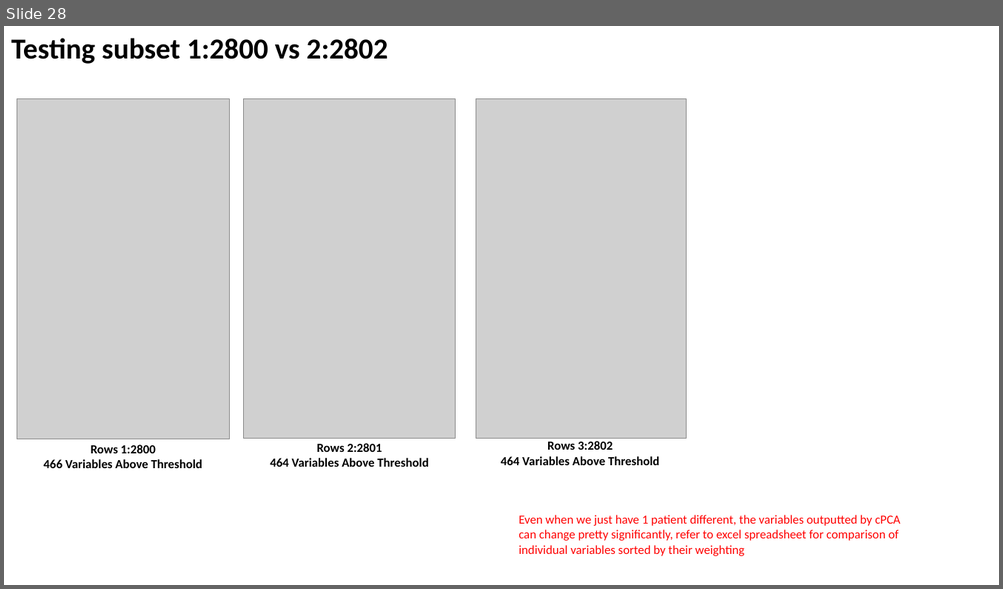
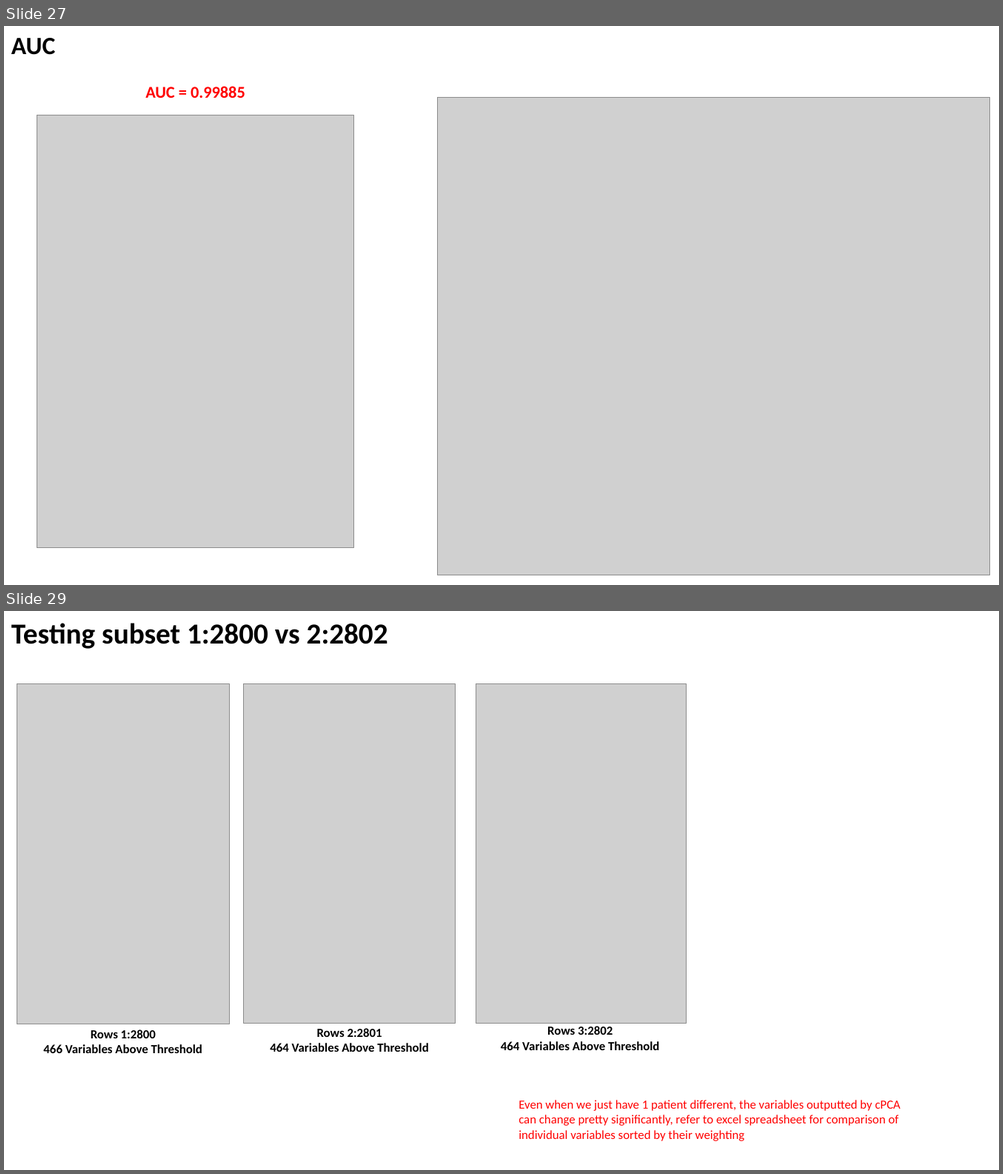
Before and after one commit to zhaohanxiong/OxfordCVM, a slide deck: job_results.pptx. Shown one above the other, each under a label of ours: slide 28 before the commit, slides 27 and 29 after it; the slides between them are not shown. The pictures are 1003x589 and 1003x1174 pixels, drawn with LibreOffice and Linux fonts; fonts in the diff are those of the drawing; grey boxes stand for pictures. Boxes give left, top, right and bottom in pixels: in the first picture for what was removed or moved away, otherwise in the second. Text is boxed around its words. In the diff, an @@ line names an element or a change of style, - is before the commit and + after.

```diff
--- a/job_results.pptx
+++ b/job_results.pptx
@@ slide 27 added at bbox=[4, 26, 999, 585], background #FFFFFF @@
@@ text added at bbox=[11, 38, 55, 55], 24 pt, text #000000, bold @@
+AUC
@@ text added at bbox=[145, 86, 245, 98], 16 pt, text #FF0000, bold @@
+AUC = 0.99885
@@ picture added at bbox=[438, 97, 989, 576] @@
@@ picture added at bbox=[37, 115, 353, 548] @@
@@ what was slide 28 is now slide 29 @@
```
Also in this commit, not shown: 1 slide changed, 1 other file.
